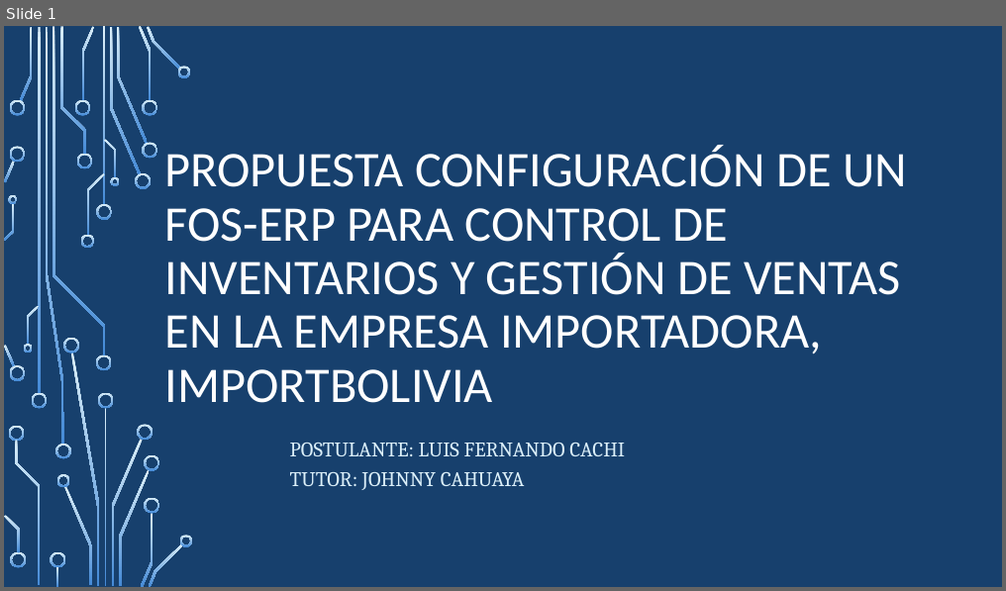
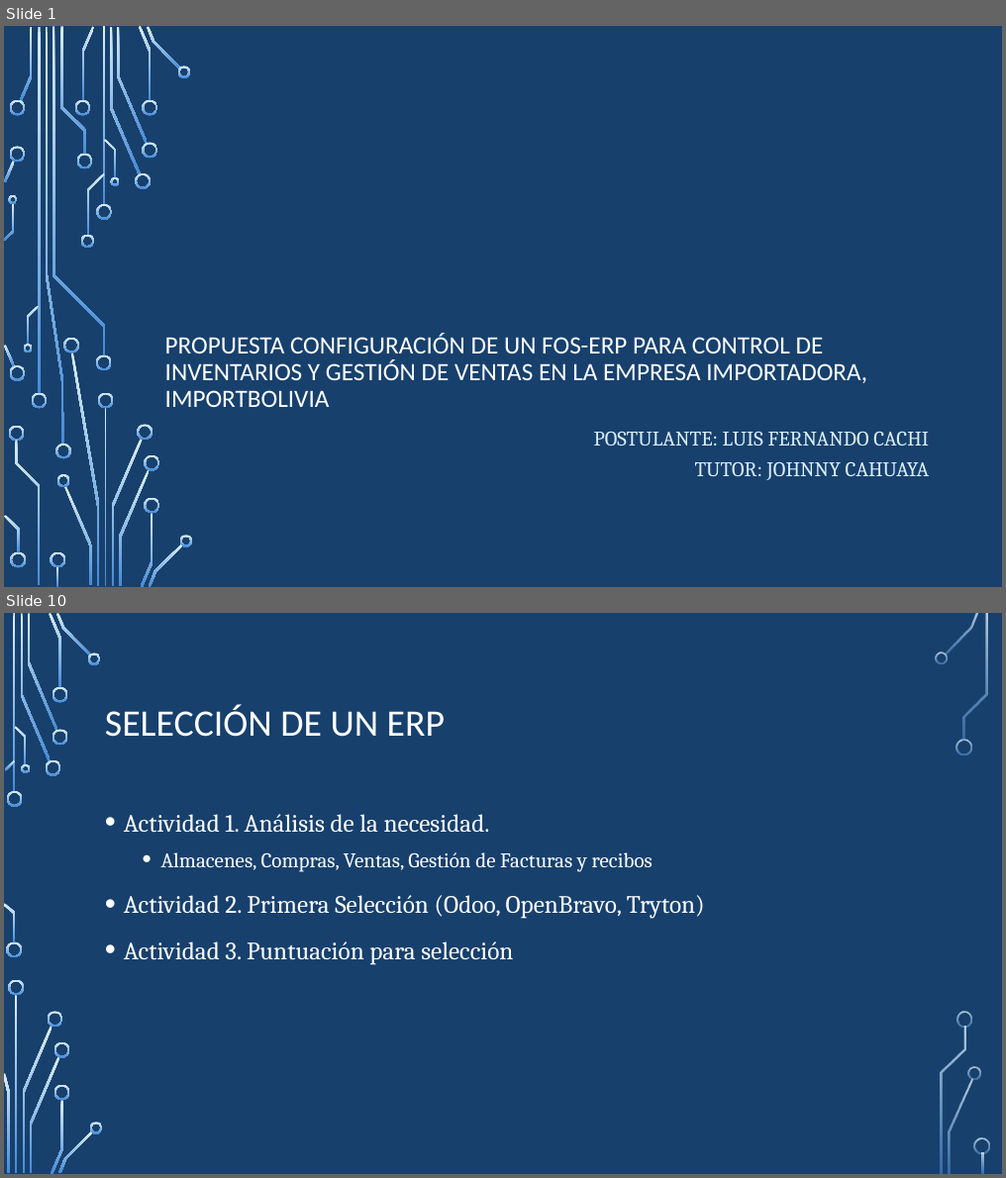
Before and after one commit to lufercc/ProyectoWord, a slide deck: monografia.pptx. Shown one above the other, each under a label of ours: slide 1 before the commit, slides 1 and 10 after it; the slides between them are not shown. The pictures are 1006x591 and 1006x1178 pixels, drawn with LibreOffice and Linux fonts; fonts in the diff are those of the drawing; background and template pictures are left out. Boxes give left, top, right and bottom in pixels: in the first picture for what was removed or moved away, otherwise in the second. Text is boxed around its words. In the diff, an @@ line names an element or a change of style, - is before the commit and + after.

```diff
--- a/monografia.pptx
+++ b/monografia.pptx
@@ slide 10 added at bbox=[4, 613, 1002, 1174], background picture (left out) @@
@@ title added at bbox=[105, 704, 445, 737], 36 pt, text #FFFFFF @@
+SELECCIÓN DE UN ERP
@@ text added at bbox=[124, 814, 705, 965], 24 pt, text #FFFFFF @@
+• Actividad 1. Análisis de la necesidad.
+  • Almacenes, Compras, Ventas, Gestión de Facturas y recibos
+• Actividad 2. Primera Selección (Odoo, OpenBravo, Tryton)
+• Actividad 3. Puntuación para selección
@@ group added at bbox=[4, 613, 990, 1174]: 33 freeform shapes, 3 rectangles @@
@@ slide 1 changed as well @@
@@ title "PROPUESTA CONFIGURACIÓN DE UN FOS-ERP ...": place and size @@
-title "PROPUESTA CONFIGURACIÓN DE UN FOS-ERP ..." at bbox=[165, 146, 907, 403]
+title "PROPUESTA CONFIGURACIÓN DE UN FOS-ERP ..." at bbox=[165, 333, 867, 407]
@@ title "PROPUESTA CONFIGURACIÓN DE UN FOS-ERP ..." at bbox=[165, 333, 867, 407]: size 48 to 24 pt @@
@@ subtitle "POSTULANTE: LUIS FERNANDO CACHI TUTOR: ...": place and size @@
-subtitle "POSTULANTE: LUIS FERNANDO CACHI TUTOR: ..." at bbox=[290, 443, 625, 490]
+subtitle "POSTULANTE: LUIS FERNANDO CACHI TUTOR: ..." at bbox=[594, 432, 930, 480]
@@ subtitle "POSTULANTE: LUIS FERNANDO CACHI TUTOR: ..." at bbox=[594, 432, 930, 480]: alignment left to right @@
```
Also in this commit, not shown: 14 other slides added.
